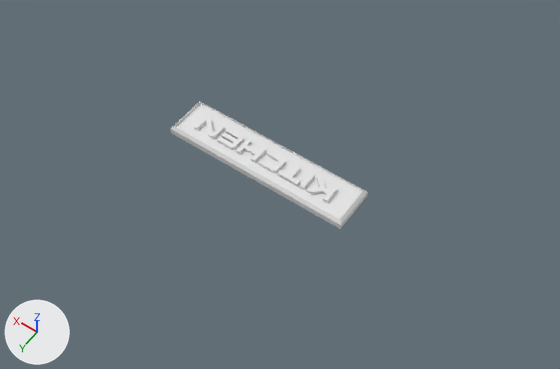
The FBX model Kitchen_Sign.fbx, before and after one commit.
Rendered twice from a 50 mm lens placed at (-2.29, 3.68, 4.54), pointed at (-0.21, 0.77, -0.03). Lighting does not change. The marker at lower left points along +X, +Y and +Z.

The older version as bpy lines, for what is in view:
```python
me_mesh = bpy.data.meshes.new('Mesh')
me_mesh.from_pydata(...)  # 40 vertices, 38 faces; spans x -30.9..30.9, y -7.1..7.1, z 0.0..2.9
me_mesh_001 = bpy.data.meshes.new('Mesh.001')
me_mesh_001.from_pydata(...)  # 663 vertices, 1298 faces; spans x -43.4..43.4, y -0.2..10.2, z 0.0..3.0
ob_box001 = bpy.data.objects.new('Box001', me_mesh)
ob_box001.location = (-0.024, 0.689, 0.0)
ob_box001.scale = (0.0254, 0.0254, 0.0254)
ob_textplus002 = bpy.data.objects.new('TextPlus002', me_mesh_001)
ob_textplus002.location = (-0.009, 0.624, 0.038)
ob_textplus002.scale = (0.0142, 0.0142, 0.0142)
```
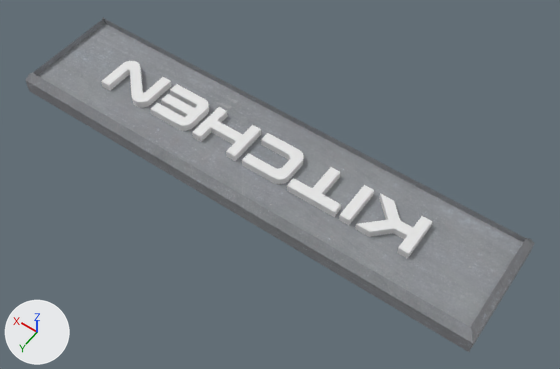
Changed parts and their boxes [x1, y1, x2, y2] in the pictures (560 x 369 px):
'Box001', recoloured, moved, rescaled (156% wider, 160% taller)
    before: [170, 101, 368, 229]
    after: [26, 17, 534, 352]
'TextPlus002', moved, rescaled (129% wider, 128% taller)
    before: [194, 117, 338, 203]
    after: [101, 61, 432, 258]

Patch to the scene script:
```diff
--- a/Kitchen_Sign.fbx.py
+++ b/Kitchen_Sign.fbx.py
@@ img_texturescom_metalbare0234_1_seamless_s_jpg @@
+img_texturescom_metalbare0234_1_seamless_s_jpg = load_image('TexturesCom_MetalBare0234_1_seamless_S.jpg', '_unpacked/TexturesCom_MetalBare0234_1_seamless_S.jpg', 1024, 1024, 'sRGB')
@@ mat_material__2 @@
+mat_material__2 = principled_material('Material #2')
+mat_material__2.texture = img_texturescom_metalbare0234_1_seamless_s_jpg
+mat_material__2.roughness = 0.859
@@ me_mesh @@
 me_mesh.from_pydata(...)  # 40 vertices, 38 faces; spans x -30.9..30.9, y -7.1..7.1, z 0.0..2.9
+me_mesh.materials.append(mat_material__2)  # picture img_texturescom_metalbare0234_1_seamless_s_jpg
@@ ob_textplus002 @@
 ob_textplus002 = bpy.data.objects.new('TextPlus002', me_mesh_001)
-ob_textplus002.location = (-0.009, 0.624, 0.038)
-ob_textplus002.scale = (0.0142, 0.0142, 0.0142)
+ob_textplus002.location = (0.044, 0.569, 0.096)
+ob_textplus002.scale = (0.0321, 0.0321, 0.0321)
@@ ob_box001 @@
 ob_box001 = bpy.data.objects.new('Box001', me_mesh)
-ob_box001.location = (-0.024, 0.689, 0.0)
-ob_box001.scale = (0.0254, 0.0254, 0.0254)
+ob_box001.location = (0.008, 0.734, 0.0)
+ob_box001.scale = (0.0645, 0.0645, 0.0645)
```
